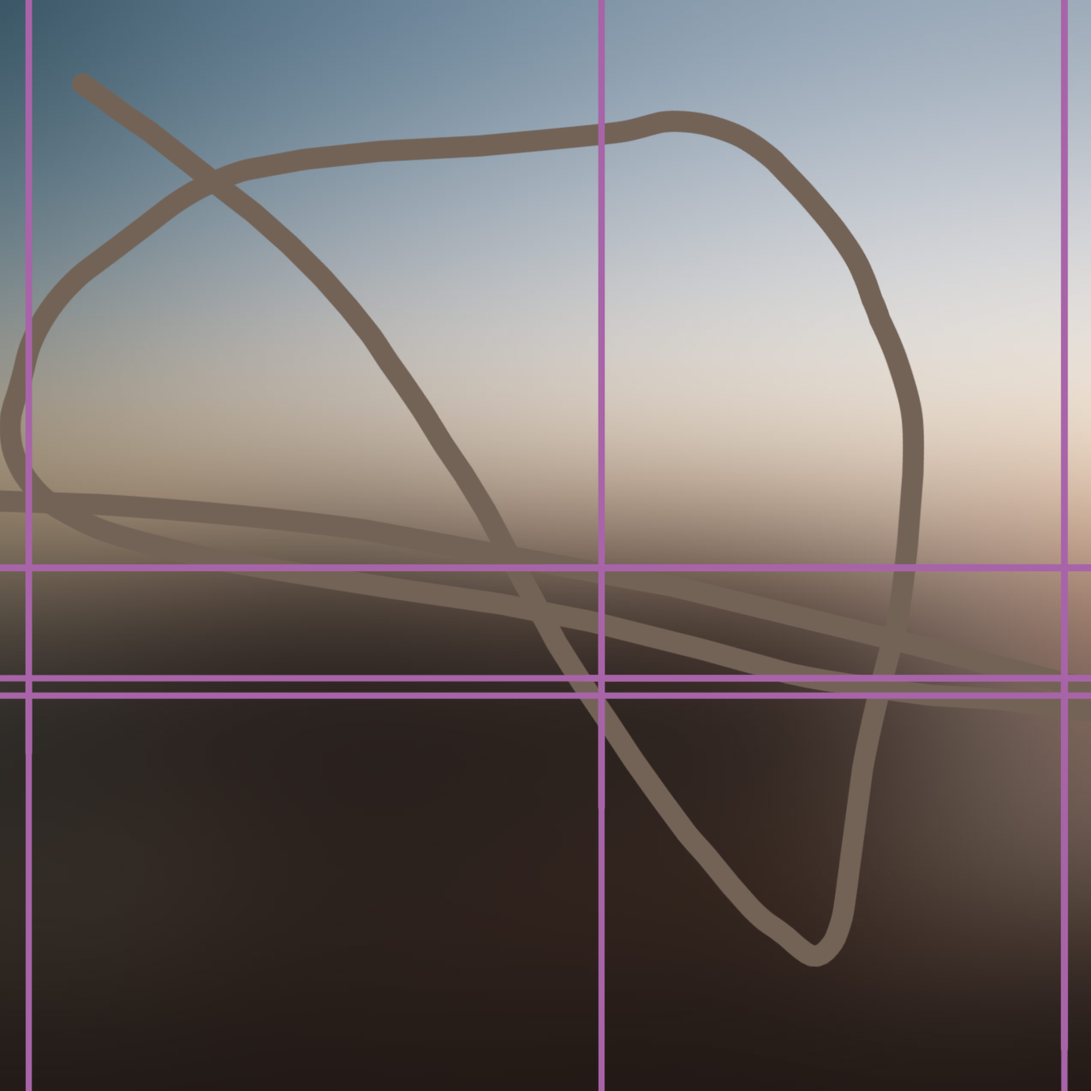
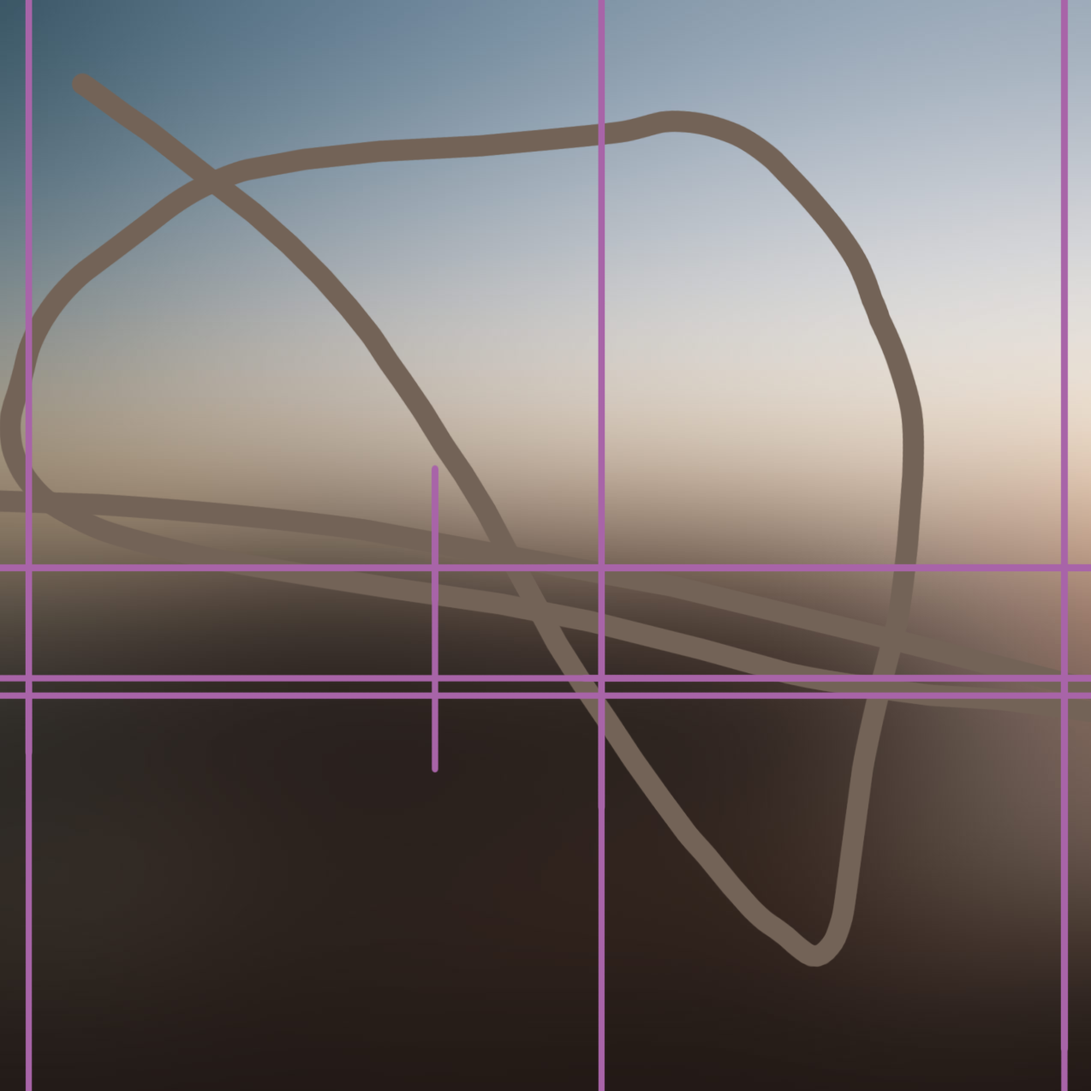
The second 1091x1091 image is a revision of the first. Changes to its layers:
painted on "Layer 2" over <box>430,464,440,774</box>
